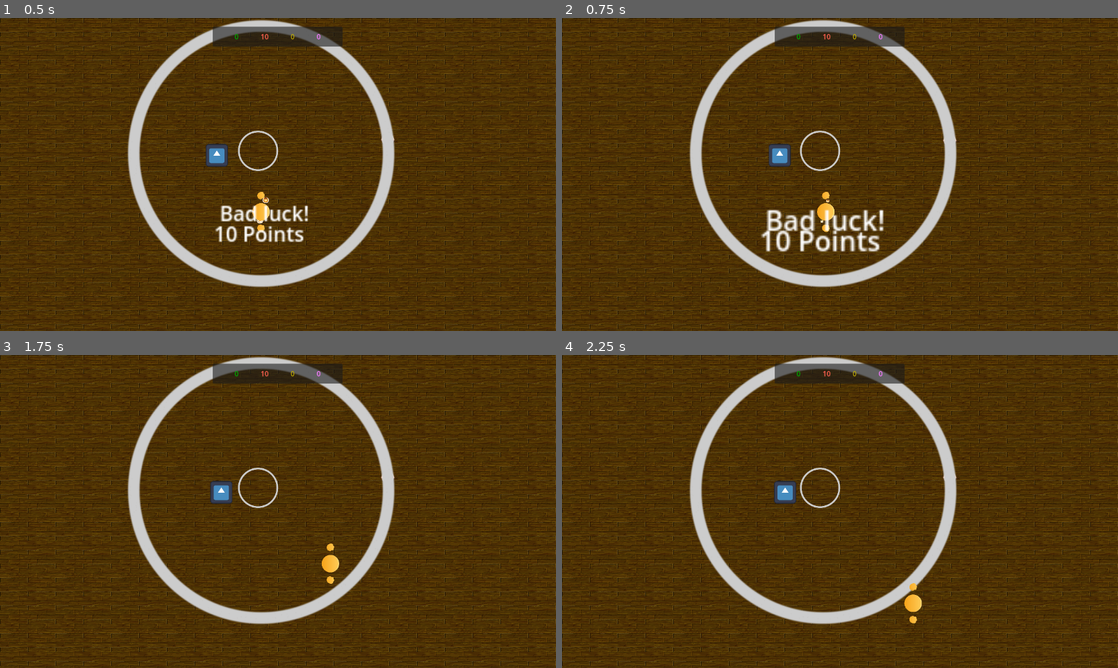
Above: before the commit, frames 1-4 (two rows, left to right).
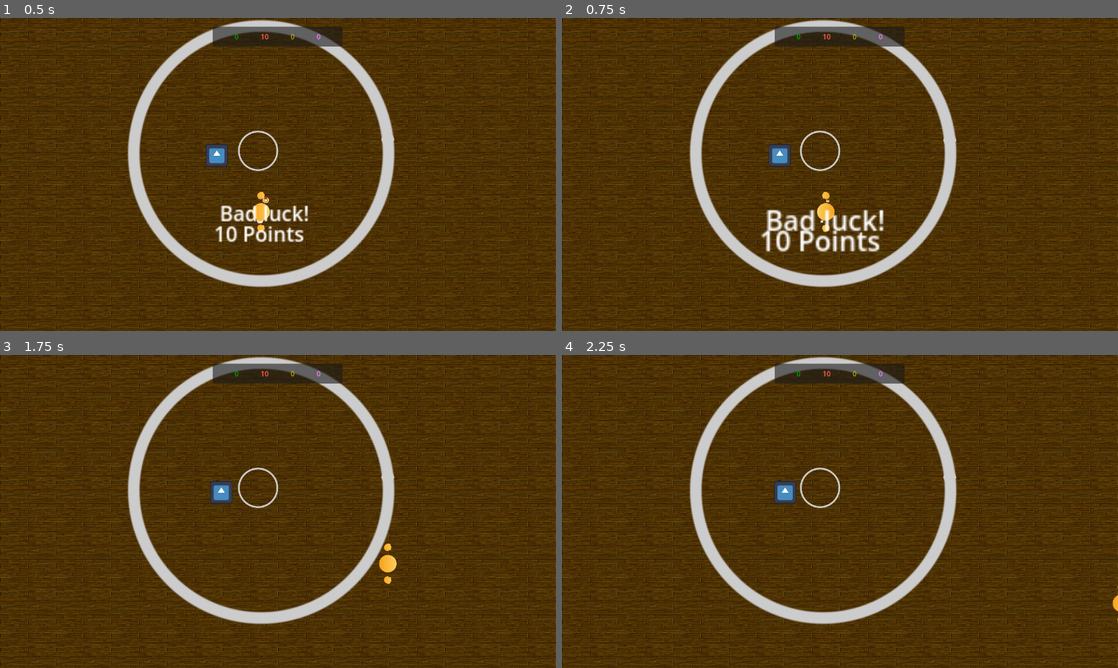
Above: after the commit, the same moments.

Repository: louiidev/ggj24_sumo
Game: Godot game, scene res://Scenes/main.tscn
Two runs of this game, one before a commit and one after it. Both use one fixed random seed, a clock stepped at 60 frames per second and the inputs below. The engine's default icon, where the game draws it, is replaced by a stand-in: a white triangle on a blue panel in a dark square.
Inputs:
- Up to frame 1 (0.5 s): no input
- Up to frame 2 (0.75 s): hold D (right) from 0.53 s (still down); tap Left (look_left) at 0.6 s
- Up to frame 3 (1.75 s): tap Right (look_right) at 0.8, 1.35 s; release D (right) at 1.28 s; hold S (down) from 1.28 s (still down); tap Space (tackle) at 1.55 s
- Up to frame 4 (2.25 s): release S (down) at 2.03 s; hold D (right) from 2.03 s (still down); tap Space (tackle) at 2.1 s

Frame 1 is identical in both runs. In frame 2, less than 0.1% of the frame differs, in the area x 45-49%, y 55-69%; in frame 3, 0.4%, in the area x 57-72%, y 60-74%; in frame 4, 0.2%.

Commit message:
Player rotation

Diff:
--- a/Scenes/Player.gd
+++ b/Scenes/Player.gd
@@ -11,8 +11,9 @@
 # Called when the node enters the scene tree for the first time.
 func _ready():
 	gravity_scale = 0.0
+	lock_rotation = true
 
-func _process(delta):
+func _physics_process(delta):
 	playerMoveDirection = Input.get_vector("left", "right", "up", "down").normalized()
 	playerLookDirection = Input.get_vector(
 		"look_left",
@@ -21,13 +22,10 @@
 		"look_down"
 	).normalized()
 
+	look_at(position + playerLookDirection)
+
 func _integrate_forces(state):
 	state.apply_force(playerMoveDirection * moveSpeed)
 
-	#var rotation_direction = Input.get_axis("look_left", "look_right")
-
-
-	#state.angular_velocity += rotation_direction * 300
-	#
 	if Input.is_action_just_pressed("tackle"):
-		state.apply_impulse(playerLookDirection * tackleSpeed)
+		state.apply_impulse(Vector2.from_angle(rotation) * tackleSpeed)
--- a/Scenes/Player.tscn
+++ b/Scenes/Player.tscn
@@ -10,6 +10,9 @@
 mass = 2.0
 linear_damp = 1.3
 script = ExtResource("1_ut18v")
+playerNum = null
+moveSpeed = null
+tackleSpeed = null
 
 [node name="CollisionShape2D" type="CollisionShape2D" parent="."]
 scale = Vector2(5, 5)
--- a/Scenes/main.tscn
+++ b/Scenes/main.tscn
@@ -44,3 +44,5 @@
 [node name="Player" parent="." instance=ExtResource("6_nwdld")]
 position = Vector2(601, 446)
 playerNum = 1
+moveSpeed = 900.0
+tackleSpeed = 1800.0
